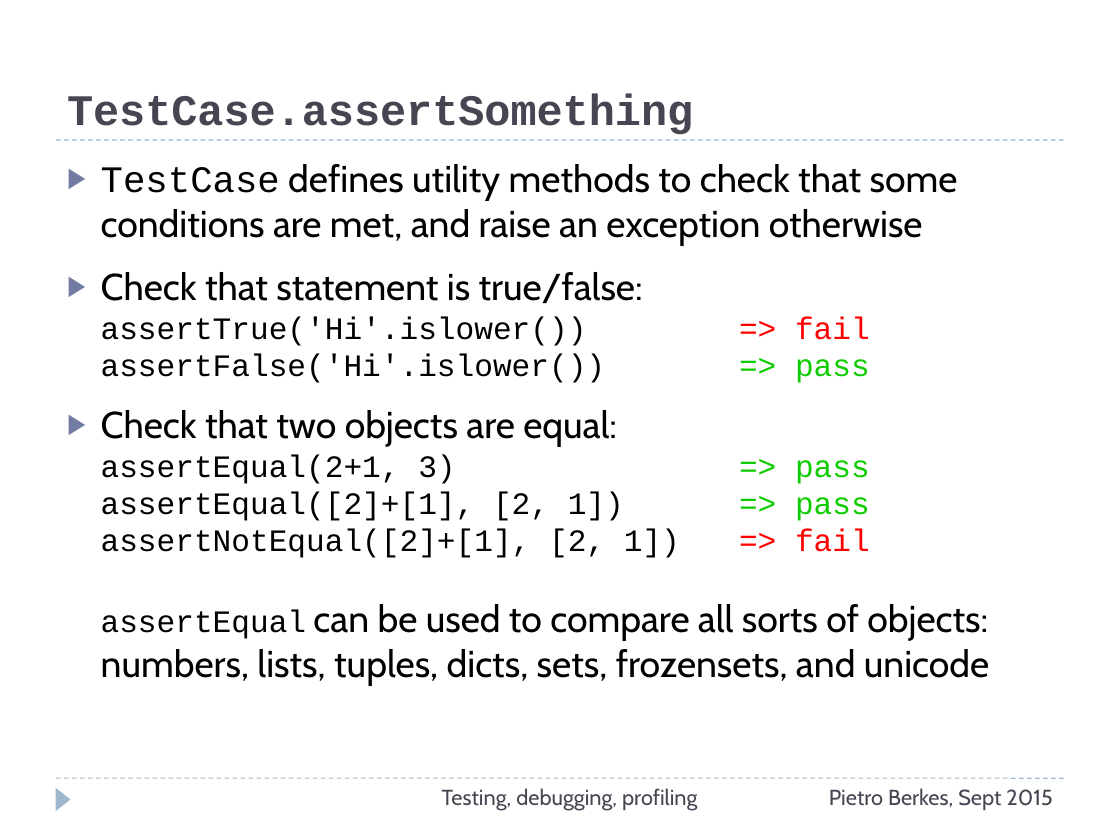
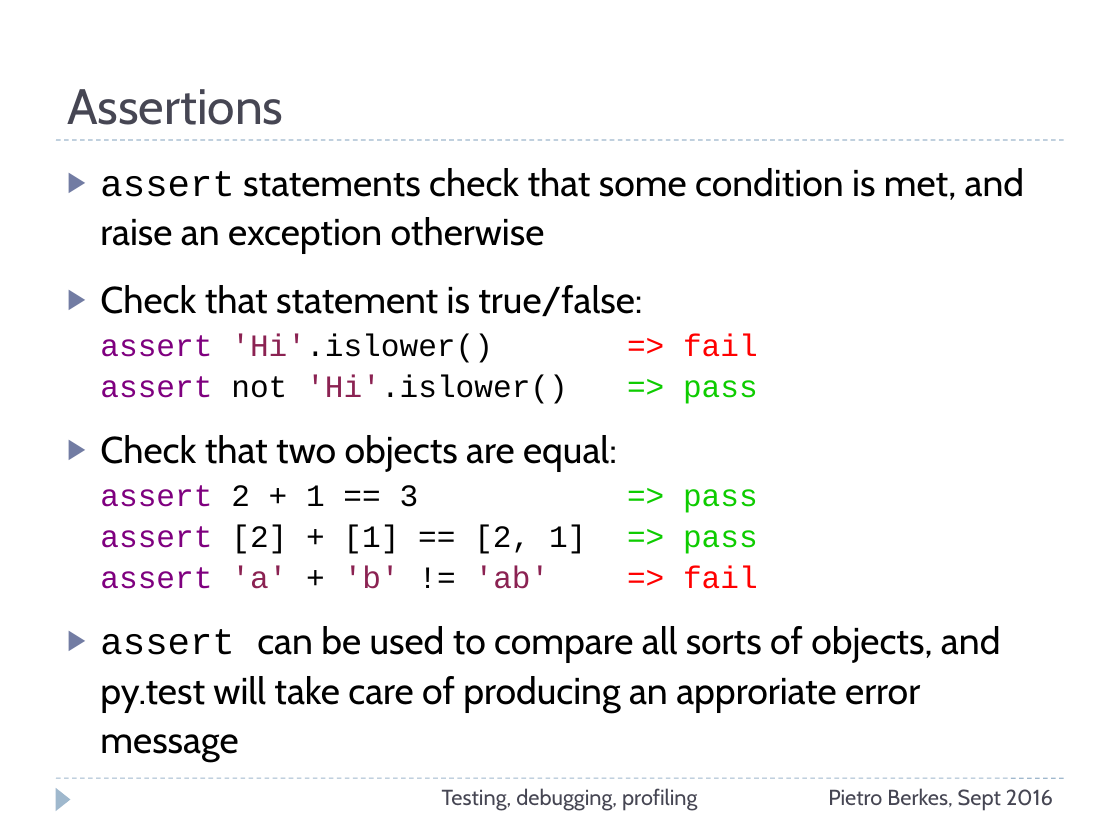
Before and after one commit to ASPP/testing_debugging_profiling, a slide deck: slide 24 of testing-debugging-profiling.pptx (slide 22 before the commit). Drawn at 1120x840 pixels with LibreOffice and Linux fonts; fonts in the diff are those of the drawing. Boxes give left, top, right and bottom in pixels: in the first picture for what was removed or moved away, otherwise in the second. Text is boxed around its words. In the diff, an @@ line names an element or a change of style, - is before the commit and + after.

```diff
--- a/testing-debugging-profiling.pptx
+++ b/testing-debugging-profiling.pptx
@@ title at (67,89,284,125): text changed; size 28 to 32 pt; font Courier New to Cabin; bold off @@
-TestCase.assertSomething
+Assertions
@@ text at (100,168,1025,761): text changed @@
-▶ TestCase defines utility methods to check that some conditions are met, and raise an exception otherwise
-▶ Check that statement is true/false:
-  assertTrue('Hi'.islower()) => fail
-  assertFalse('Hi'.islower()) => pass
-▶ Check that two objects are equal:
-  assertEqual(2+1, 3) => pass
-  assertEqual([2]+[1], [2, 1]) => pass
-  assertNotEqual([2]+[1], [2, 1]) => fail
-  assertEqual can be used to compare all sorts of objects: numbers, lists, tuples, dicts, sets, frozensets, and unicode
+▶ assert statements check that some condition is met, and raise an exception otherwise
+▶ Check that statement is true/false:
+  assert 'Hi'.islower() => fail
+  assert not 'Hi'.islower() => pass
+▶ Check that two objects are equal:
+  assert 2 + 1 == 3 => pass
+  assert [2] + [1] == [2, 1] => pass
+  assert 'a' + 'b' != 'ab' => fail
+▶ assert can be used to compare all sorts of objects, and py.test will take care of producing an approriate error message
@@ text at (828,788,1053,811): text changed @@
-Pietro Berkes, Sept 2015
+Pietro Berkes, Sept 2016
```
Also in this commit, not shown: 75 other slides changed, 4 slides added, 2 slides removed, 1 other file.
